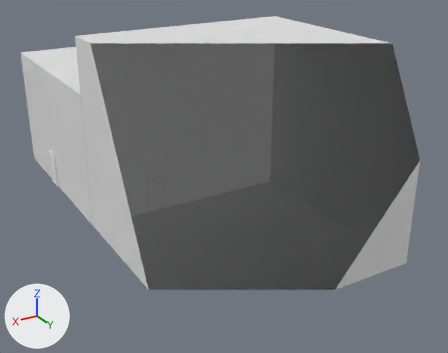
Renders of the COLLADA model source assets/House/house_scene.dae from each side of a commit.
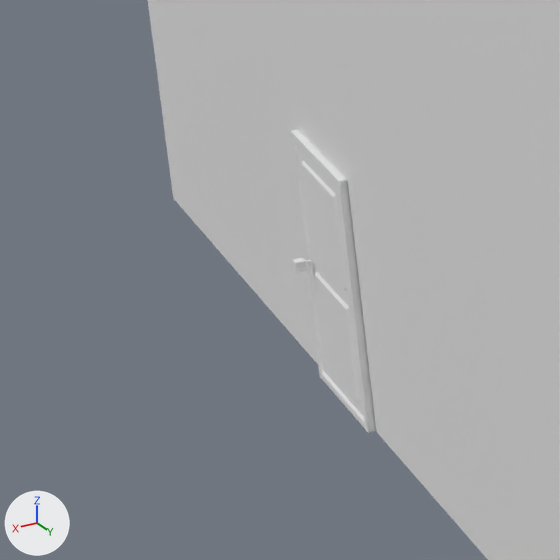
The first picture shows the older version from a camera (50 mm lens) standing at (23.6, 65.0, 28.0) and looking at (-9.3, 10.1, 0.6). The close-ups show both versions on the part from 3% to 18% of the width and 38% to 57% of the height of that picture; other places that the commit changed are outside them. Arrows for +X, +Y and +Z are at lower left; the lights stay in place. Everything nearer to the camera than a plane just in front of the edit is cut away. Where no turn or scale is listed for an object, it has been applied to the vertices.

The first close-up shows 'Door -col', 'Etnry -col'.
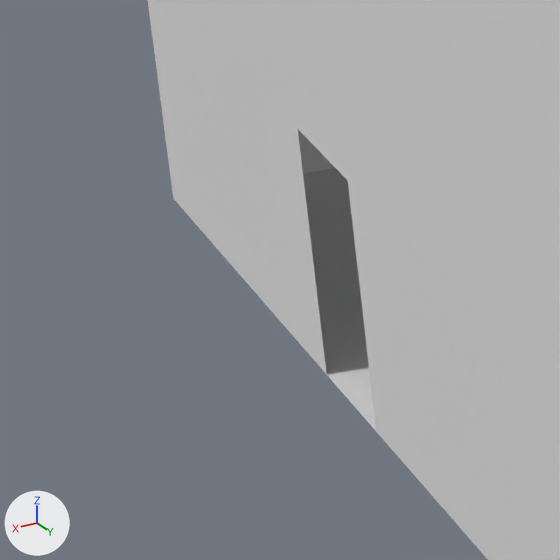
Boxes (x1, y1, x2, y2) around the edits, measured in the close-ups (560 x 560 px):
'Door -col', deleted
    before: (290, 129, 376, 432)

What changed in the scene script:
```text
Remove ob_door__col:
    ob_door__col = bpy.data.objects.new('Door -col', me_door_2)
    ob_door__col.location = (6.51, -0.09, 0.93)
    ob_door__col.scale = (1.0, 1.13, 1.24)
```
